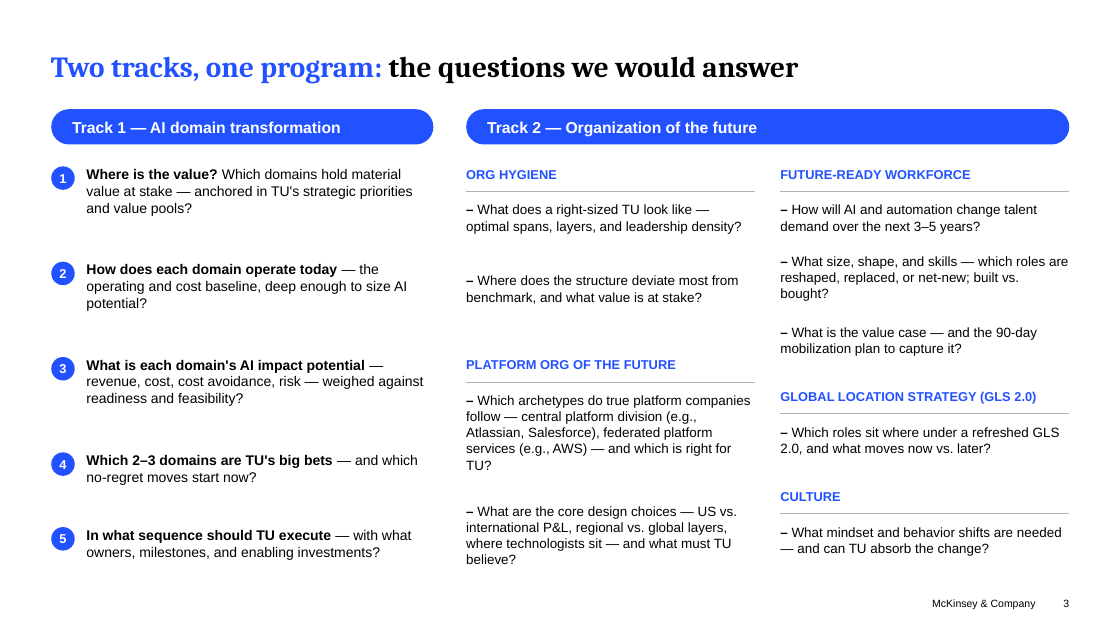
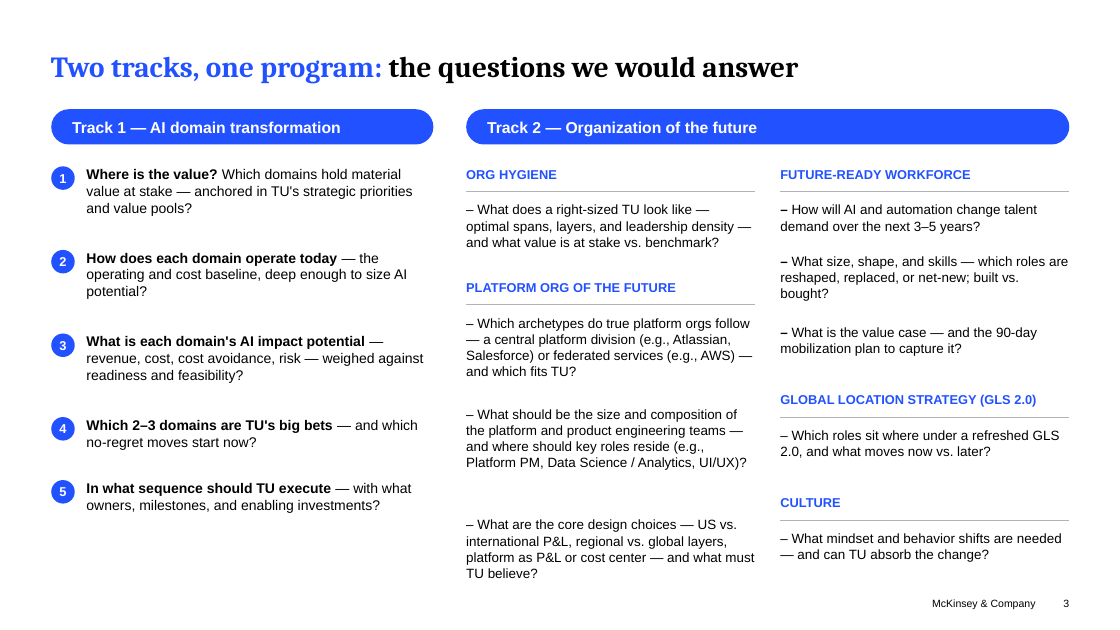
Before and after one commit to parthb102/Repo, a slide deck: slide 3 of proposal/TU_Org_AI_3pager_vDraft.pptx. Drawn at 1120x630 pixels with LibreOffice and Linux fonts; fonts in the diff are those of the drawing. Boxes give left, top, right and bottom in pixels: in the first picture for what was removed or moved away, otherwise in the second. Text is boxed around its words. In the diff, an @@ line names an element or a change of style, - is before the commit and + after.

```diff
--- a/proposal/TU_Org_AI_3pager_vDraft.pptx
+++ b/proposal/TU_Org_AI_3pager_vDraft.pptx
@@ text at (x1=466, y1=204, x2=735, y2=247): text changed @@
-– What does a right-sized TU look like — optimal spans, layers, and leadership density?
+– What does a right-sized TU look like — optimal spans, layers, and leadership density — and what value is at stake vs. benchmark?
@@ ellipse "2" moved from (x1=51, y1=262, x2=75, y2=286) to (x1=51, y1=250, x2=75, y2=274) @@
@@ text "How does each domain operate ..." moved from (x1=86, y1=264, x2=407, y2=311) to (x1=86, y1=253, x2=407, y2=299) @@
@@ text "PLATFORM ORG OF THE FUTURE" moved from (x1=466, y1=360, x2=676, y2=369) to (x1=466, y1=283, x2=676, y2=292) @@
@@ text removed at (x1=466, y1=275, x2=739, y2=304) @@
-– Where does the structure deviate most from benchmark, and what value is at stake?
@@ line moved from (466, 382) - (755, 382) to (466, 305) - (755, 305) @@
@@ text at (x1=466, y1=318, x2=749, y2=376): text changed @@
-– Which archetypes do true platform companies follow — central platform division (e.g., Atlassian, Salesforce), federated platform services (e.g., AWS) — and which is right for TU?
+– Which archetypes do true platform orgs follow — a central platform division (e.g., Atlassian, Salesforce) or federated services (e.g., AWS) — and which fits TU?
@@ ellipse "3" moved from (x1=51, y1=357, x2=75, y2=381) to (x1=51, y1=334, x2=75, y2=357) @@
@@ text "What is each domain's AI ..." moved from (x1=86, y1=360, x2=423, y2=406) to (x1=86, y1=336, x2=423, y2=383) @@
@@ ellipse "4" moved from (x1=51, y1=452, x2=75, y2=476) to (x1=51, y1=417, x2=75, y2=440) @@
@@ text "Which 2–3 domains are TU's ..." moved from (x1=86, y1=455, x2=418, y2=485) to (x1=86, y1=420, x2=418, y2=450) @@
@@ text added at (x1=466, y1=409, x2=747, y2=470), 11.5 pt, text #000000 @@
+– What should be the size and composition of the platform and product engineering teams — and where should key roles reside (e.g., Platform PM, Data Science / Analytics, UI/UX)?
@@ text "– Which roles sit where ..." at (x1=780, y1=430, x2=1060, y2=458): bold off in "–" @@
@@ ellipse "5" moved from (x1=51, y1=527, x2=75, y2=550) to (x1=51, y1=480, x2=75, y2=503) @@
@@ text "In what sequence should TU ..." moved from (x1=86, y1=530, x2=411, y2=560) to (x1=86, y1=483, x2=411, y2=513) @@
@@ text at (x1=466, y1=519, x2=754, y2=578): text changed @@
-– What are the core design choices — US vs. international P&L, regional vs. global layers, where technologists sit — and what must TU believe?
+– What are the core design choices — US vs. international P&L, regional vs. global layers, platform as P&L or cost center — and what must TU believe?
@@ text "– What mindset and behavior ..." at (x1=792, y1=533, x2=1062, y2=562): bold off in "–" @@
@@ 2 lines, 1 text moved together from (x1=780, y1=413, x2=1070, y2=514) to (x1=780, y1=417, x2=1070, y2=521) @@
```
Also in this commit, not shown: 3 other slides changed.
